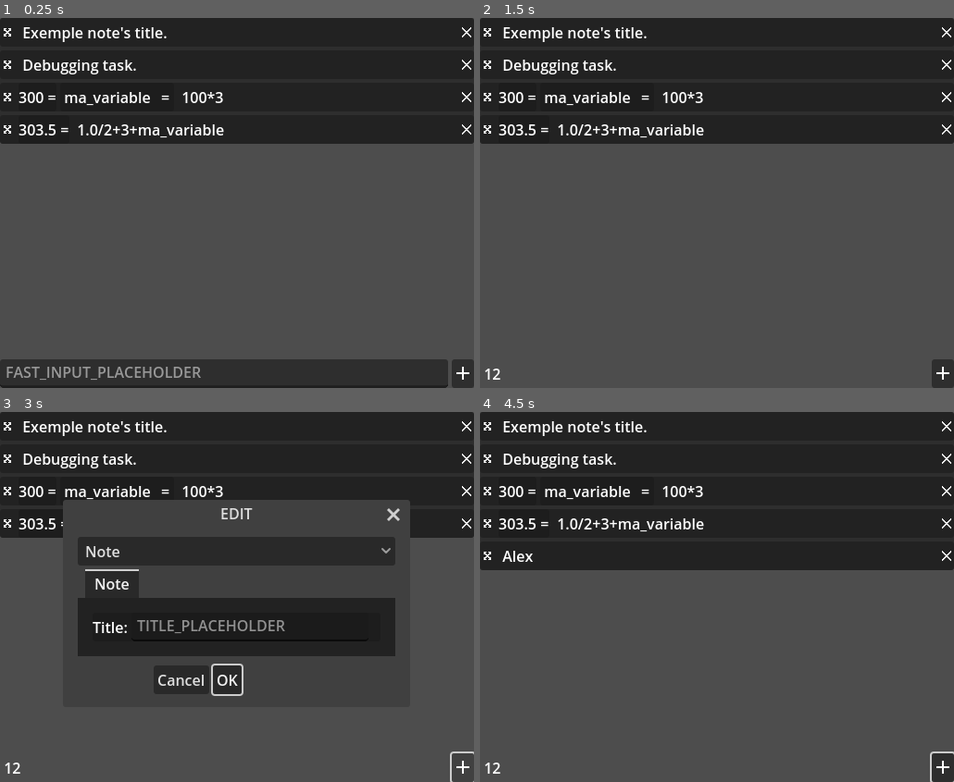
Above: before the commit, frames 1-4 (two rows, left to right).
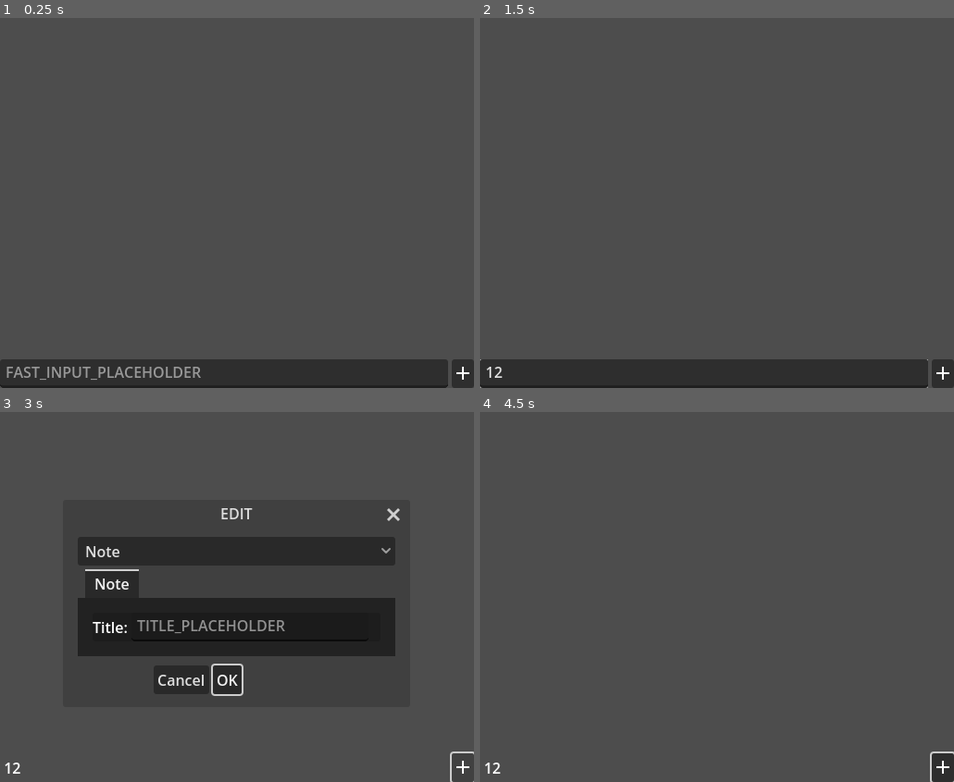
Above: after the commit, the same moments.

Repository: xorblo-doitus/Bloc-notes-plus-plus
Game: Godot game, scene res://src/app/main.tscn
The game is run twice, just before and just after one commit, with the same random seed, the same clock (stepped at 60 frames per second) and the same inputs. The engine's default icon, where the game draws it, is replaced by a stand-in: a white triangle on a blue panel in a dark square.
Inputs (mouse positions are in pixels of both pictures, inside the frame that each line leads up to):
- Up to frame 1 (0.25 s): no input
- Up to frame 2 (1.5 s): click (702, 373) at 0.52 s; type "12" at 0.6 s; click (489, 32) at 1.27 s
- Up to frame 3 (3 s): click (9, 426) at 2.02 s; click (464, 767) at 2.75 s
- Up to frame 4 (4.5 s): click (731, 626) at 3.52 s; type "Alex" at 3.6 s; click "OK" at 4.25 s

The runs differ from the first frame. In frame 1, 34% of the frame differs, in the area x 0-100%, y 0-34%; in frame 2, 41%; in frame 3, 26%; in frame 4, 42%, in the area x 0-100%, y 0-43%.
Error after the commit: Invalid call. Nonexistent function 'set_done' in base 'RefCounted (Task)'. (res://src/app/workspace_save.gd:13)

Commit message:
Added a done task to default workspace

Diff:
--- a/src/app/workspace_save.gd
+++ b/src/app/workspace_save.gd
@@ -15,6 +15,7 @@
 ]) if not OS.is_debug_build() else NoteList.new([
 	Note.new(TranslationServer.translate("EXEMPLE_NOTE_TITLE"), TranslationServer.translate("EXEMPLE_NOTE_DESCRIPTION")),
 	Task.new("Debugging task."),
+	Task.new("I am done.").set_done(true),
 	Variable.new("100*3").set_name("ma_variable"),
 	Calculus.new("1.0/2+3+ma_variable"),
 ])
